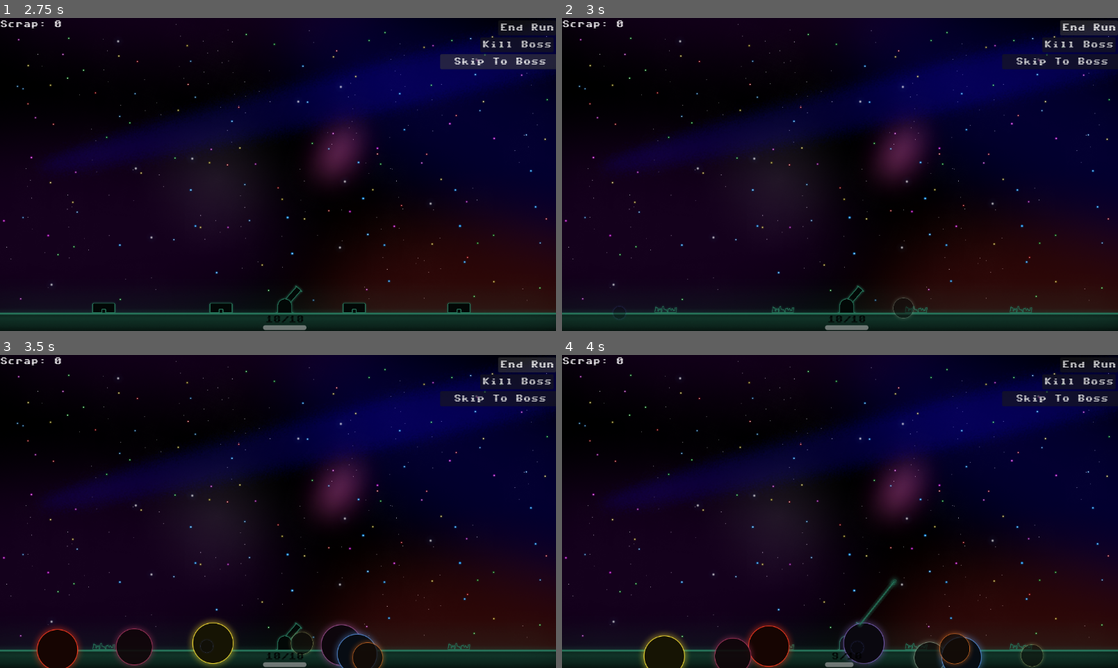
Above: before the commit, frames 1-4 (two rows, left to right).
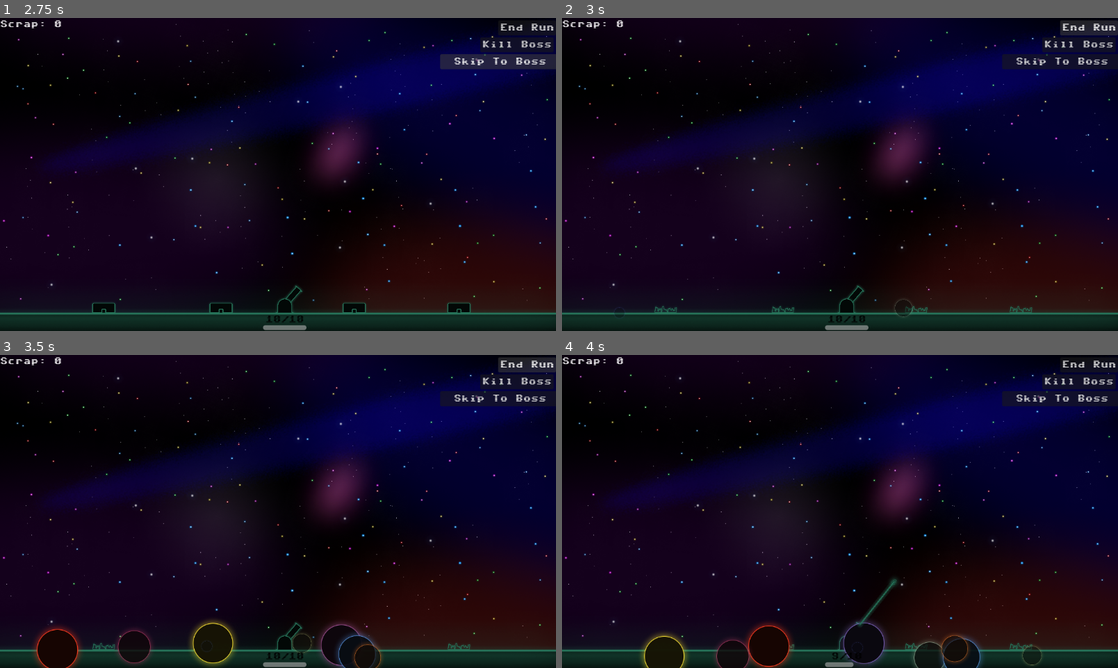
Above: after the commit, the same moments.

Repository: aceofknights/Missile-Game
Game: Godot game, scene res://Scene/UpgradeScreen.tscn
Same seed, same stepped clock (60 frames per second), same inputs: the game is played once before the commit and once after it. This scene is started directly instead of the project's main scene. Sound files missing from this copy of the repository are replaced by a short silence.
Inputs (mouse positions are in pixels of both pictures, inside the frame that each line leads up to):
- Up to frame 1 (2.75 s): click "Continue" at 0.5 s; click "Skip To Boss" at 1.25 s; click "Skip To Boss" at 2 s
- Up to frame 2 (3 s): click "End Run" at 2.75 s
- Up to frame 3 (3.5 s): no input
- Up to frame 4 (4 s): tap Enter at 3.5 s; move the mouse to (962, 495) at 3.52 s; hold W from 3.53 s (still down); hold E from 3.53 s (still down); click (962, 495) at 3.67 s; tap Space at 3.77 s

Frame 1 is identical in both runs. In frame 2, less than 0.1% of the frame differs, in the area x 9-64%, y 89-97%; in frame 3, 0.7%, in the area x 20-70%, y 85-100%; in frame 4, 0.6%.

Commit message:
auto cannon fix

Diff:
--- a/Scene/auto_cannon_shot.tscn
+++ b/Scene/auto_cannon_shot.tscn
@@ -1,4 +1,4 @@
-[gd_scene load_steps=4 format=3]
+[gd_scene load_steps=4 format=3 uid="uid://ctop7srxlfrb8"]
 
 [ext_resource type="Script" path="res://Scripts/AutoCannonShot.gd" id="1"]
 [ext_resource type="Texture2D" uid="uid://wcpetjq0mc77" path="res://assets/Curved missile.png" id="2_5k02x"]
--- a/Scene/explosion.tscn
+++ b/Scene/explosion.tscn
@@ -12,6 +12,7 @@
 [node name="Explosion" type="Area2D"]
 script = ExtResource("1_08i34")
 size_multiplier = 0.33
+grow_time = 0.6
 explosion_sound = ExtResource("2_y3suc")
 
 [node name="Timer" type="Timer" parent="."]
--- a/Scripts/AutoCannonShot.gd
+++ b/Scripts/AutoCannonShot.gd
@@ -1,7 +1,7 @@
 extends Area2D
 
 @export var speed: float = 1300.0
-@export var max_lifetime: float = 0.35
+@export var max_lifetime: float = 0.8
 @export var hit_radius: float = 24.0
 
 var target_node: Area2D = null
@@ -54,12 +54,14 @@
 	if not is_instance_valid(target_node):
 		return
 
+	var hit_position: Vector2 = target_node.global_position
+	_spawn_fallback_explosion(hit_position)
+
 	if target_node.has_method("explode"):
 		target_node.call_deferred("explode")
 	elif target_node.has_method("die"):
-		target_node.call_deferred("die", true)
+		target_node.call_deferred("die", true, false)
 	else:
-		_spawn_fallback_explosion(target_node.global_position)
 		target_node.queue_free()
 
 
--- a/Scripts/Main.gd
+++ b/Scripts/Main.gd
@@ -78,7 +78,11 @@
 var _shield_energy_label: Label
 var _shield_energy_bar: ProgressBar
 var _shield_emp_warn_cooldown := 0.0
-
+@export var auto_cannon_max_range: float = 500.0
+@export var auto_cannon_screen_margin: float = 32.0
+@export var auto_cannon_wave_start_grace: float = 0.5
+
+var _auto_cannon_wave_grace_timer: float = 0.0
 
 func get_building_count() -> int:
 	return base_buildings + GameManager.get_extra_buildings()
@@ -159,6 +163,7 @@
 	if not GameManager.player_defeat_requested.is_connected(Callable(self, "_on_player_defeat_requested")):
 		GameManager.player_defeat_requested.connect(_on_player_defeat_requested)
 	GameManager.start_wave()
+	_auto_cannon_wave_grace_timer = auto_cannon_wave_start_grace
 	_apply_building_unlocks()
 	_create_active_shield_sprite()
 	_bind_ability_status_ui()
@@ -351,7 +356,7 @@
 func _process(delta: float) -> void:
 	if _end_menu_active:
 		return
-
+	_auto_cannon_wave_grace_timer = maxf(0.0, _auto_cannon_wave_grace_timer - delta)
 	_cleanup_finished_lures()
 	GameManager.update_ammo_factory(delta)
 	GameManager.update_active_shield(delta)
@@ -600,6 +605,9 @@
 	if level <= 0:
 		return
 
+	if _auto_cannon_wave_grace_timer > 0.0:
+		return
+
 	_auto_cannon_timer -= delta
 	if _auto_cannon_timer > 0.0:
 		return
@@ -607,12 +615,25 @@
 	var fire_interval := maxf(2.0, 20.0 - (2.0 * float(level)))
 
 	var best_enemy: Area2D = null
-	var best_dist_sq := INF
-	for node in get_tree().get_nodes_in_group("normal_enemy_missile"):
+	var best_dist_sq: float = INF
+	var max_range_sq: float = auto_cannon_max_range * auto_cannon_max_range
+	var view_rect := get_viewport_rect().grow(auto_cannon_screen_margin)
+
+	for node in get_tree().get_nodes_in_group("enemy"):
 		if not (node is Area2D):
 			continue
+		if _is_boss_enemy(node):
+			continue
+
 		var as_area := node as Area2D
+
+		if not view_rect.has_point(as_area.global_position):
+			continue
+
 		var dist_sq := as_area.global_position.distance_squared_to(middle_cannon.global_position)
+		if dist_sq > max_range_sq:
+			continue
+
 		if dist_sq < best_dist_sq:
 			best_dist_sq = dist_sq
 			best_enemy = as_area
@@ -623,13 +644,11 @@
 	var shot := AUTO_CANNON_SHOT_SCENE.instantiate()
 	if shot == null:
 		return
+
 	_auto_cannon_timer = fire_interval
 	shot.global_position = middle_cannon.global_position
-	if shot.has_method("setup_shot"):
-		shot.setup_shot(best_enemy, best_enemy.global_position)
-	else:
-		shot.target_node = best_enemy
-		shot.target_position = best_enemy.global_position
+	shot.target_node = best_enemy
+	shot.target_position = best_enemy.global_position
 	add_child(shot)
 
 
--- a/Scripts/explosion.gd
+++ b/Scripts/explosion.gd
@@ -6,8 +6,8 @@
 @export var max_visual_scale: float = 2.0
 @export var size_multiplier: float = 0.2
 
-@export var grow_time: float = 0.5
-@export var hold_time: float = 0.2
+@export var grow_time: float = 1
+@export var hold_time: float = 0.1
 @export var shrink_time: float = 0.15
 
 @export var min_visible_t: float = 0.02
